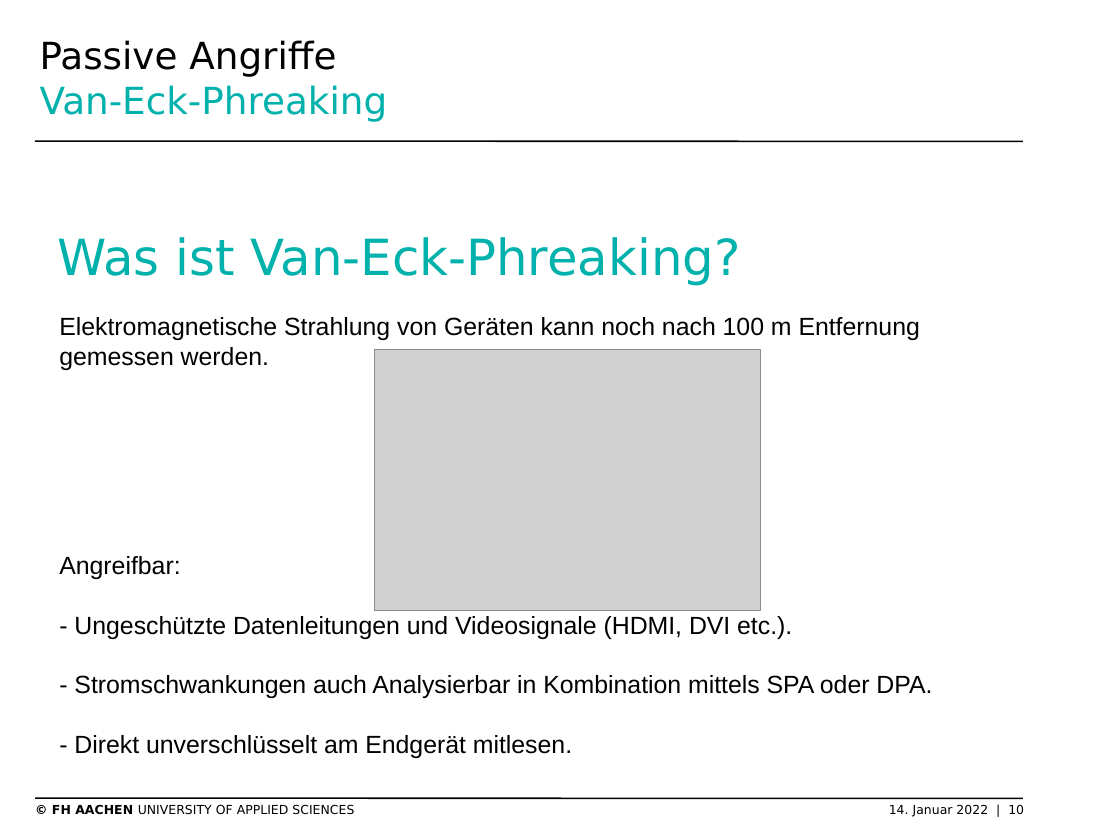
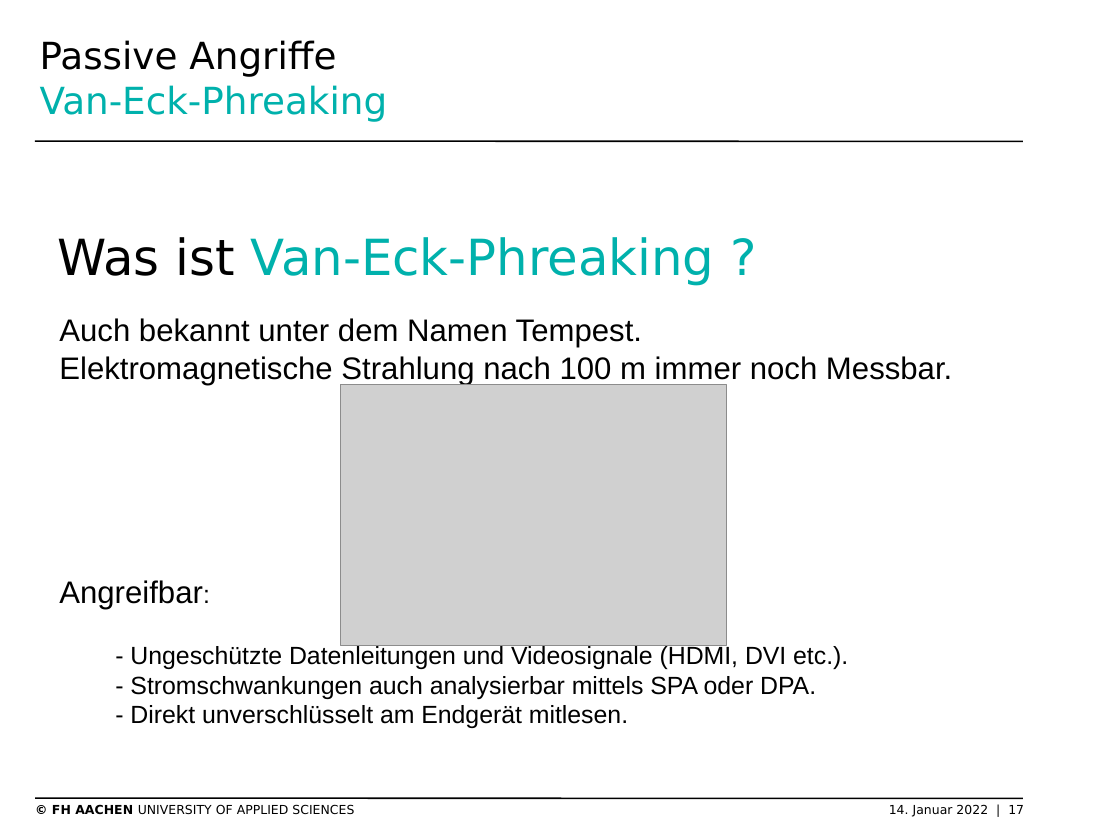
Before and after one commit to SchmickHub/Bachmann---Dahlhaus, a slide deck: slide 17 of Seitenkanal und HSM Folien.pptx (slide 10 before the commit). Drawn at 1120x840 pixels with LibreOffice and Linux fonts; fonts in the diff are those of the drawing; grey boxes stand for pictures; background and template pictures are left out. Boxes give left, top, right and bottom in pixels: in the first picture for what was removed or moved away, otherwise in the second. Text is boxed around its words. In the diff, an @@ line names an element or a change of style, - is before the commit and + after.

```diff
--- a/Seitenkanal und HSM Folien.pptx
+++ b/Seitenkanal und HSM Folien.pptx
@@ text at (57, 237, 715, 286): spaces changed @@
-Was ist Van-Eck-Phreaking?
+Was ist Van-Eck-Phreaking ?
@@ text at (59, 318, 952, 385): text changed; size 16 to 20 pt @@
-Elektromagnetische Strahlung von Geräten kann noch nach 100 m Entfernung gemessen werden.
+Auch bekannt unter dem Namen Tempest.
+Elektromagnetische Strahlung nach 100 m immer noch Messbar.
@@ picture: place and size @@
-picture at (375, 349, 760, 610)
+picture at (340, 385, 726, 646)
@@ text at (59, 580, 848, 728): size 16 to 20 pt in "Angreifbar:"; list level 1 to 2 in "- Ungeschützte Datenleitungen und Videosignale ..."; list level 1 to 2 in "- Direkt unverschlüsselt am Endgerät ..." @@
@@ text at (130, 676, 816, 699): text changed @@
-- Stromschwankungen auch Analysierbar in Kombination mittels SPA oder DPA.
+  - Stromschwankungen auch analysierbar mittels SPA oder DPA.
@@ text at (52, 804, 1024, 817): text changed @@
-© FH AACHEN UNIVERSITY OF APPLIED SCIENCES 14. Januar 2022 | 10
+© FH AACHEN UNIVERSITY OF APPLIED SCIENCES 14. Januar 2022 | 17
```
Also in this commit, not shown: 16 other slides changed, 13 slides added.
